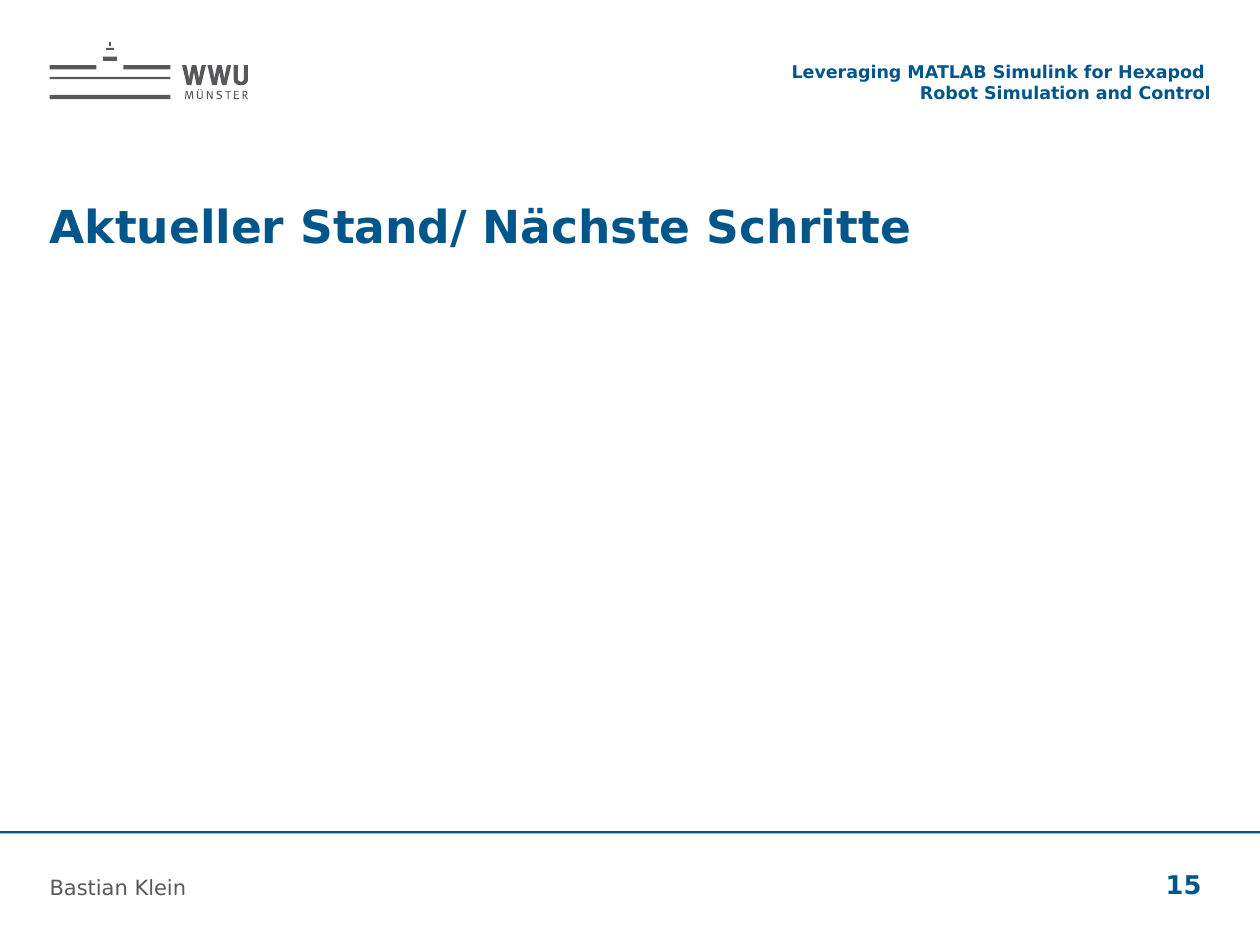
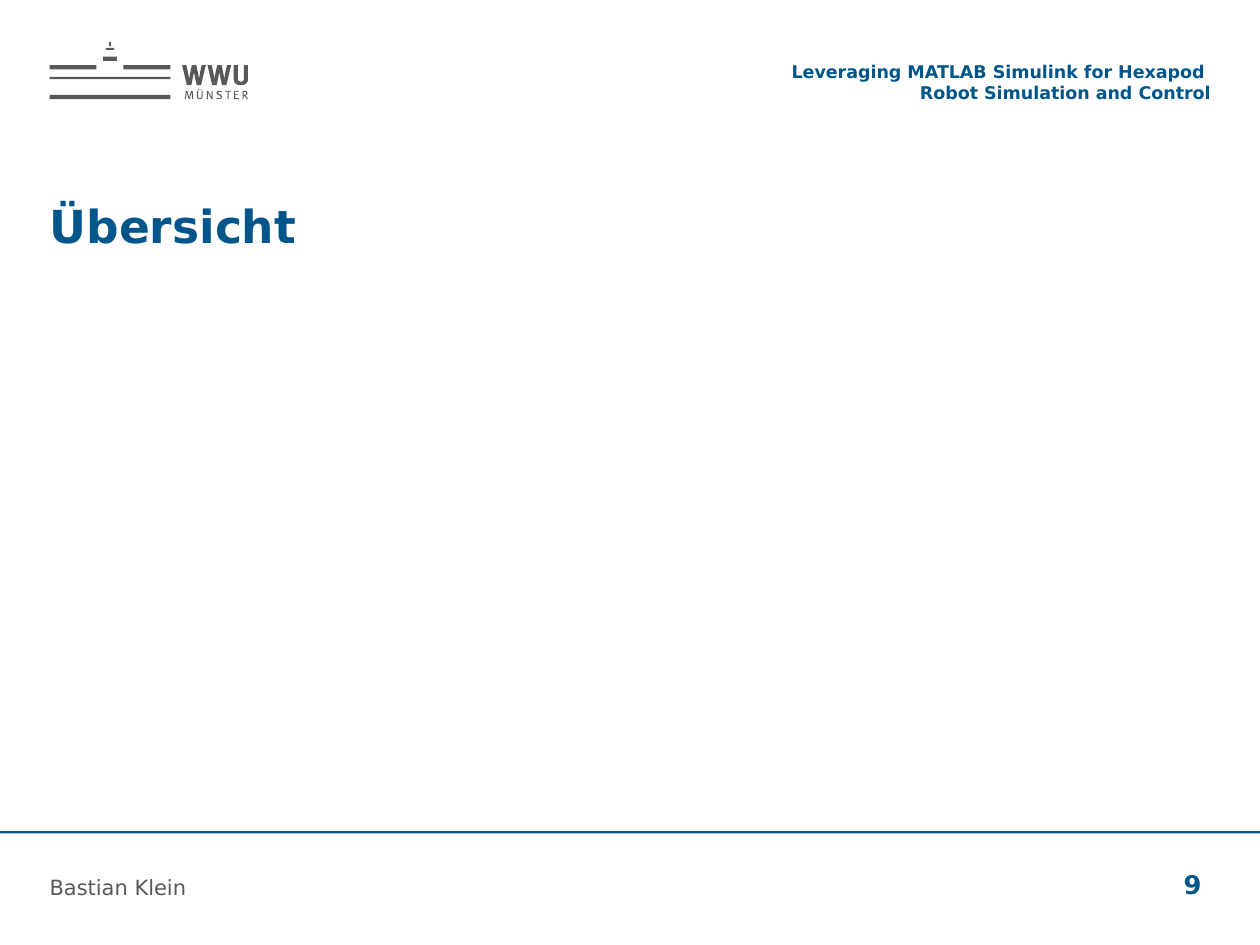
Before and after one commit to bastianklein612/Bachelor-Thesis, a slide deck: slide 9 of presentation/Zwischenvortrag.pptx (slide 15 before the commit). Drawn at 1260x945 pixels with LibreOffice and Linux fonts; fonts in the diff are those of the drawing; background and template pictures are left out. Boxes give left, top, right and bottom in pixels: in the first picture for what was removed or moved away, otherwise in the second. Text is boxed around its words. In the diff, an @@ line names an element or a change of style, - is before the commit and + after.

```diff
--- a/presentation/Zwischenvortrag.pptx
+++ b/presentation/Zwischenvortrag.pptx
@@ title at (50,206,296,244): text changed @@
-Aktueller Stand/ Nächste Schritte
+Übersicht
@@ page number at (1184,875,1202,895): text changed @@
-15
+9
```
Also in this commit, not shown: 2 other slides changed, 1 slide added.
